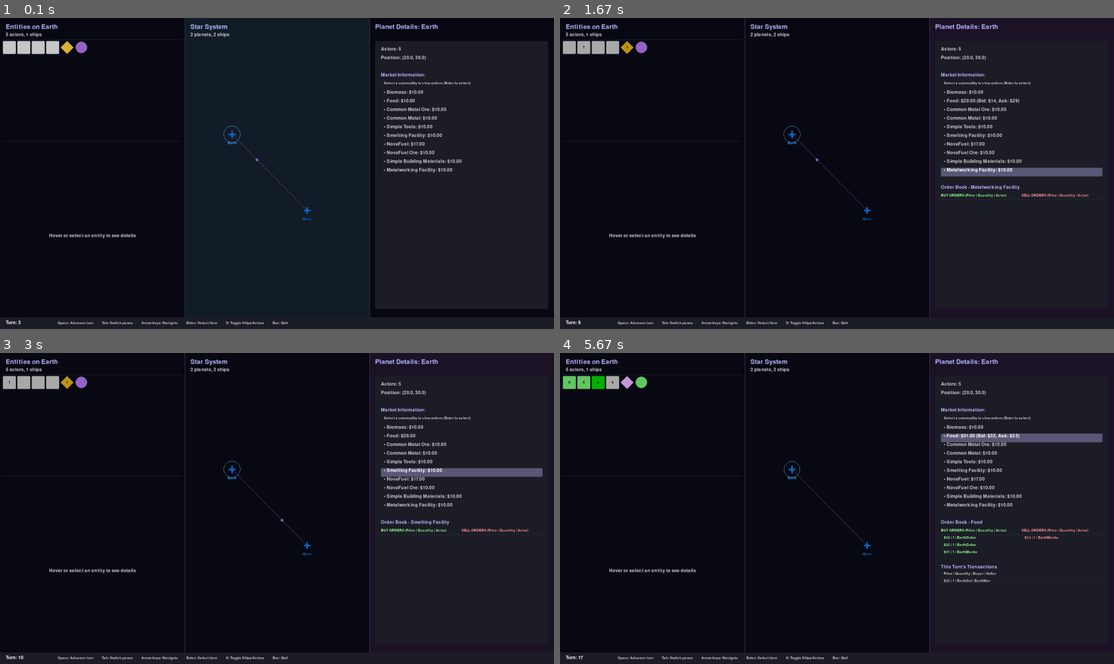
Above: before the commit, frames 1-4 (two rows, left to right).
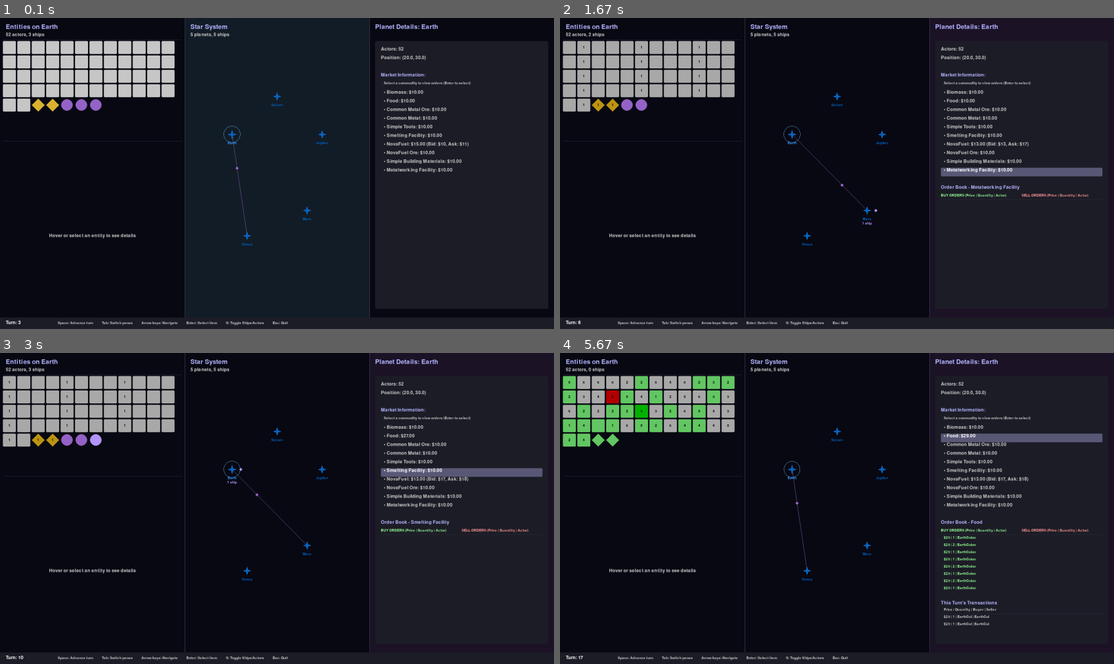
Above: after the commit, the same moments.

Repository: tcgarvin/spacesim2
Game: pygame game, started from run_ui.py
The game is run twice, just before and just after one commit, with the same random seed, the same clock (stepped at 60 frames per second) and the same inputs.
Inputs (mouse positions are in pixels of both pictures, inside the frame that each line leads up to):
- Up to frame 1 (0.1 s): no input
- Up to frame 2 (1.67 s): hold Right 0.33-0.8 s; move the mouse to (814, 189) at 0.37 s; hold Up 0.83-1.13 s; move the mouse to (1014, 164) at 0.87 s; tap Space at 0.9, 1.23, 1.53 s; hold Right 1.17-1.63 s; move the mouse to (704, 176) at 1.2 s
- Up to frame 3 (3 s): hold Right 1.67-2.2 s; move the mouse to (360, 399) at 1.7 s; tap Space at 1.73, 2.03, 2.63, 2.97 s; click (398, 436) at 2.28 s, where only the run before the commit has a clickable "• Food: $29.00"; hold Down 2.57-2.87 s; move the mouse to (144, 446) at 2.6 s; hold Right from 2.9 s (still down); move the mouse to (277, 545) at 2.93 s
- Up to frame 4 (5.67 s): tap Space at 3.27, 3.4, 3.8, 4.1, 4.47, 4.87, 5.17 s; release Right at 3.3 s; hold Up 3.33-3.7 s; move the mouse to (981, 558) at 3.37 s; hold Right 3.73-4.37 s; move the mouse to (748, 405) at 3.77 s; hold Down 4.4-4.77 s; move the mouse to (981, 480) at 4.43 s; hold Right 4.8-5.27 s; move the mouse to (1036, 483) at 4.83 s; click "Market Information:" at 5.35 s; hold Right from 5.63 s (still down)

The runs differ from the first frame. In frame 1, 5.3% of the frame differs, in the area x 0-85%, y 4-74%; in frame 2, 5.3%; in frame 3, 5.3%; in frame 4, 6.0%, in the area x 0-90%, y 4-88%.

Commit message:
Scale simulation to support multiple planets with many actors
- Add support for up to 8 planets in the simulation
- Update run_ui.py to use 5 planets with 50 actors each
- Modify headless output to provide concise summary statistics
- Add command line options to specify number of planets
- Scale number of ships based on number of planets

🤖 Generated with [Claude Code](https://claude.ai/code)

Co-Authored-By: Claude <noreply@anthropic.com>

Diff:
--- a/run_headless.py
+++ b/run_headless.py
@@ -23,13 +23,18 @@
     # Parse command line arguments
     parser = argparse.ArgumentParser(description="Run a headless simulation")
     parser.add_argument("--turns", type=int, default=10, help="Number of turns to simulate")
-    parser.add_argument("--makers", type=int, default=1, help="Number of market makers")
-    parser.add_argument("--actors", type=int, default=4, help="Number of regular actors")
+    parser.add_argument("--planets", type=int, default=2, help="Number of planets")
+    parser.add_argument("--makers", type=int, default=1, help="Number of market makers per planet")
+    parser.add_argument("--actors", type=int, default=4, help="Number of regular actors per planet")
     args = parser.parse_args()
 
     # Create and initialize simulation
     simulation = Simulation()
-    simulation.setup_simple(num_regular_actors=args.actors, num_market_makers=args.makers)
+    simulation.setup_simple(
+        num_planets=args.planets,
+        num_regular_actors=args.actors,
+        num_market_makers=args.makers
+    )
 
     # Modify simulation parameters for more dynamic markets
     modify_simulation_params(simulation)
--- a/run_ui.py
+++ b/run_ui.py
@@ -13,7 +13,7 @@
 
     # Create and initialize simulation
     simulation = Simulation()
-    simulation.setup_simple()
+    simulation.setup_simple(num_planets=5, num_regular_actors=50, num_market_makers=2)
 
     # Run with pygame UI
     ui = PygameUI(simulation)
--- a/spacesim2/core/simulation.py
+++ b/spacesim2/core/simulation.py
@@ -46,47 +46,48 @@
         # Set this instance as the global instance
         Simulation.instance = self
 
-    def setup_simple(self, num_regular_actors: int = 4, num_market_makers: int = 1, num_ships: int = 2) -> None:
-        """Set up a simple simulation with two planets, multiple actors, and ships.
+    def setup_simple(self, num_planets: int = 2, num_regular_actors: int = 4, num_market_makers: int = 1, num_ships: int = 2) -> None:
+        """Set up a simple simulation with multiple planets, actors, and ships.
 
         Args:
+            num_planets: Number of planets to create
             num_regular_actors: Number of regular actors to create per planet
             num_market_makers: Number of market makers to create per planet
             num_ships: Number of ships to create in the simulation
         """
-        # Create Earth - positioned near the upper left
-        earth = Planet("Earth", x=20.0, y=30.0)
-        self.planets.append(earth)
-
-        # Create and initialize the market for Earth
-        earth_market = Market()
-        earth_market.commodity_registry = self.commodity_registry  # Give market access to commodity registry
-        earth.market = earth_market
-
-        # Create Mars (positioned at a different location)
-        mars = Planet("Mars", x=70.0, y=60.0)
-        self.planets.append(mars)
-
-        # Create and initialize the market for Mars
-        mars_market = Market()
-        mars_market.commodity_registry = self.commodity_registry  # Give market access to commodity registry
-        mars.market = mars_market
-
-        # Create actors for Earth
-        self._setup_planet_actors(
-            planet=earth,
-            num_regular_actors=num_regular_actors,
-            num_market_makers=num_market_makers,
-            actor_name_prefix="Earth"
-        )
-
-        # Create actors for Mars
-        self._setup_planet_actors(
-            planet=mars,
-            num_regular_actors=num_regular_actors,
-            num_market_makers=num_market_makers,
-            actor_name_prefix="Mars"
-        )
+        # Planet names and positions
+        planet_data = [
+            ("Earth", 20.0, 30.0),
+            ("Mars", 70.0, 60.0),
+            ("Venus", 30.0, 70.0),
+            ("Jupiter", 80.0, 30.0),
+            ("Saturn", 50.0, 15.0),
+            ("Mercury", 10.0, 50.0),
+            ("Neptune", 60.0, 80.0),
+            ("Uranus", 40.0, 50.0)
+        ]
+
+        # Use only the number of planets requested (max 8)
+        num_planets = min(num_planets, len(planet_data))
+
+        # Create the planets with their markets
+        for i in range(num_planets):
+            name, x, y = planet_data[i]
+            planet = Planet(name, x=x, y=y)
+            self.planets.append(planet)
+
+            # Create and initialize the market for the planet
+            planet_market = Market()
+            planet_market.commodity_registry = self.commodity_registry  # Give market access to commodity registry
+            planet.market = planet_market
+
+            # Create actors for each planet
+            self._setup_planet_actors(
+                planet=planet,
+                num_regular_actors=num_regular_actors,
+                num_market_makers=num_market_makers,
+                actor_name_prefix=name
+            )
 
         # Give some initial commodities to all actors
         self._distribute_initial_commodities()
@@ -228,8 +229,11 @@
         if not self.planets:
             return
 
+        # Scale the number of ships based on the number of planets
+        adjusted_num_ships = num_ships * len(self.planets) // 2
+
         # Create ships with varying fuel efficiency
-        for i in range(1, num_ships + 1):
+        for i in range(1, adjusted_num_ships + 1):
             # Random fuel efficiency between 0.8 and 1.2
             efficiency = random.uniform(0.8, 1.2)
 
@@ -361,137 +365,47 @@
 
     def _print_status(self) -> None:
         """Print the current status of the simulation."""
-        # First list all traveling ships since they're not tied to a specific planet at the moment
-        traveling_ships = [ship for ship in self.ships if ship.status == ShipStatus.TRAVELING]
-        if traveling_ships:
-            print("Ships in transit:")
-            for ship in traveling_ships:
-                if ship.destination:
-                    destination_name = ship.destination.name
-                    progress_percent = int(ship.travel_progress * 100)
-                    print(f"  {ship.name}: En route to {destination_name} ({progress_percent}% complete)")
-
-                    # Get commodity quantities
-                    food_commodity = self.commodity_registry.get_commodity("food")
-                    fuel_commodity = self.commodity_registry.get_commodity("nova_fuel")
-                    food_qty = ship.cargo.get_quantity(food_commodity) if food_commodity else 0
-                    fuel_qty = ship.cargo.get_quantity(fuel_commodity) if fuel_commodity else 0
-
-                    print(f"    Cargo: {food_qty} food, {fuel_qty} fuel")
-                    print(f"    Money: {ship.money} credits")
-                    print(f"    Status: {ship.last_action}")
-
-        # Now list planets and their contents
+        print(f"\n=== Turn {self.current_turn} Summary ===")
+
+        # Count total actors and ships
+        total_actors = len(self.actors)
+        market_makers = sum(1 for a in self.actors if a.actor_type == ActorType.MARKET_MAKER)
+        regular_actors = total_actors - market_makers
+        total_ships = len(self.ships)
+        traveling_ships = sum(1 for s in self.ships if s.status == ShipStatus.TRAVELING)
+
+        # Count hunger
+        total_hungry = sum(1 for a in self.actors if not a.food_consumed_this_turn)
+        hungry_percent = (total_hungry / total_actors * 100) if total_actors > 0 else 0
+
+        # Print simulation stats
+        print(f"Planets: {len(self.planets)}")
+        print(f"Population: {regular_actors} colonists, {market_makers} market makers")
+        print(f"Ships: {total_ships} total, {traveling_ships} in transit")
+        print(f"Hunger: {total_hungry}/{total_actors} actors hungry ({hungry_percent:.1f}%)")
+
+        # Print summary per planet
+        print("\nPlanet Summary:")
         for planet in self.planets:
-            print(f"Planet: {planet.name}")
-
-            # Calculate market statistics if available
+            # Get prices
+            food_price = "N/A"
+            fuel_price = "N/A"
             if planet.market:
                 food_commodity = self.commodity_registry.get_commodity("food")
                 fuel_commodity = self.commodity_registry.get_commodity("nova_fuel")
-                if food_commodity and fuel_commodity:
-                    food_price = planet.market.get_avg_price(food_commodity)
-                    fuel_price = planet.market.get_avg_price(fuel_commodity)
-                    print(f"  Market: Food Price: {food_price}, Fuel Price: {fuel_price}")
-
-                # Print current turn's transactions only
-                if planet.market.transaction_history:
-                    # Filter transactions from current turn only
-                    current_turn_transactions = [tx for tx in planet.market.transaction_history if getattr(tx, 'turn', 0) == self.current_turn]
-
-                    if current_turn_transactions:
-                        print(f"  Transactions this turn:")
-                        for tx in current_turn_transactions:
-                            # Handle string or object commodity type
-                            if hasattr(tx.commodity_type, 'name'):
-                                commodity_name = tx.commodity_type.name
-                            else:
-                                commodity_name = str(tx.commodity_type)
-                            print(f"    {tx.buyer.name} bought {tx.quantity} {commodity_name} from {tx.seller.name} @ {tx.price}")
-                    else:
-                        print("  No transactions this turn")
-                else:
-                    print("  No transactions yet")
-
-            # Print actor status
-            for actor in planet.actors:
-                # Get commodity quantities
-                food_commodity = self.commodity_registry.get_commodity("food")
-                biomass_commodity = self.commodity_registry.get_commodity("biomass")
-                tools_commodity = self.commodity_registry.get_commodity("simple_tools")
-                fuel_commodity = self.commodity_registry.get_commodity("nova_fuel")
-                metal_commodity = self.commodity_registry.get_commodity("common_metal")
-                metal_ore_commodity = self.commodity_registry.get_commodity("common_metal_ore")
-
-                # Get quantities
-                food_qty = actor.inventory.get_quantity(food_commodity) if food_commodity else 0
-                biomass_qty = actor.inventory.get_quantity(biomass_commodity) if biomass_commodity else 0
-                tools_qty = actor.inventory.get_quantity(tools_commodity) if tools_commodity else 0
-                fuel_qty = actor.inventory.get_quantity(fuel_commodity) if fuel_commodity else 0
-                metals_qty = actor.inventory.get_quantity(metal_commodity) if metal_commodity else 0
-                metal_ore_qty = actor.inventory.get_quantity(metal_ore_commodity) if metal_ore_commodity else 0
-
-                # Fall back to string IDs if needed
-                if food_qty == 0 and isinstance(food_commodity, str):
-                    food_qty = actor.inventory.get_quantity("food")
-                if biomass_qty == 0 and isinstance(biomass_commodity, str):
-                    biomass_qty = actor.inventory.get_quantity("biomass")
-                if tools_qty == 0 and isinstance(tools_commodity, str):
-                    tools_qty = actor.inventory.get_quantity("simple_tools")
-                if fuel_qty == 0 and isinstance(fuel_commodity, str):
-                    fuel_qty = actor.inventory.get_quantity("nova_fuel")
-                if metals_qty == 0 and isinstance(metal_commodity, str):
-                    metals_qty = actor.inventory.get_quantity("common_metal")
-                if metal_ore_qty == 0 and isinstance(metal_ore_commodity, str):
-                    metal_ore_qty = actor.inventory.get_quantity("common_metal_ore")
-
-                food_status = "✓" if actor.food_consumed_this_turn else "✗"
-
-                # Show actor's last action
-                action = actor.last_action
-
-                # Check for facilities
-                smelting = actor.inventory.get_quantity("smelting_facility")
-                metalworking = actor.inventory.get_quantity("metalworking_facility")
-                facilities_str = ""
-                if smelting > 0 or metalworking > 0:
-                    facility_parts = []
-                    if smelting > 0:
-                        facility_parts.append(f"Smelting:{smelting}")
-                    if metalworking > 0:
-                        facility_parts.append(f"Metalworking:{metalworking}")
-                    facilities_str = f", Facilities:[{', '.join(facility_parts)}]"
-
-                # Get top skills to display (skills with rating > 1.0)
-                top_skills = []
-                for skill_id, rating in actor.skills.items():
-                    if rating > 1.0:
-                        top_skills.append(f"{skill_id.split('_')[0][:3]}:{rating:.1f}")
-                skills_str = f", Skills:[{', '.join(top_skills)}]" if top_skills else ""
-
-                # Show market maker status differently
-                if actor.actor_type == ActorType.MARKET_MAKER:
-                    print(f"  [MM] {actor.name}: ${actor.money}, Food:{food_qty}{food_status}, Bio:{biomass_qty}, Action:{action}{facilities_str}{skills_str}")
-                else:
-                    print(f"  {actor.name}: ${actor.money}, Food:{food_qty}{food_status}, Bio:{biomass_qty}, " +
-                          f"Tools:{tools_qty}, Metal:{metals_qty}, MetalOre:{metal_ore_qty}, Fuel:{fuel_qty}, Action:{action}{facilities_str}{skills_str}")
-
-            # Print ship status for ships at this planet
-            if planet.ships:
-                print(f"  Ships docked at {planet.name}:")
-                for ship in planet.ships:
-                    print(f"    {ship.name}: {ship.money} credits")
-
-                    # Get commodity quantities
-                    food_commodity = self.commodity_registry.get_commodity("food")
-                    fuel_commodity = self.commodity_registry.get_commodity("nova_fuel")
-                    food_qty = ship.cargo.get_quantity(food_commodity) if food_commodity else 0
-                    fuel_qty = ship.cargo.get_quantity(fuel_commodity) if fuel_commodity else 0
-
-                    print(f"      Cargo: {food_qty} food, {fuel_qty} fuel")
-                    print(f"      Status: {ship.last_action}")
-
-            # Count hunger
-            hungry_count = sum(1 for a in planet.actors if not a.food_consumed_this_turn)
-            if hungry_count > 0:
-                print(f"  {hungry_count} actors couldn't eat this turn!")
+                if food_commodity:
+                    food_price = f"${planet.market.get_avg_price(food_commodity):.1f}"
+                if fuel_commodity:
+                    fuel_price = f"${planet.market.get_avg_price(fuel_commodity):.1f}"
+
+            # Count transactions
+            tx_count = 0
+            if planet.market and planet.market.transaction_history:
+                tx_count = sum(1 for tx in planet.market.transaction_history if getattr(tx, 'turn', 0) == self.current_turn)
+
+            # Count hungry on this planet
+            planet_hungry = sum(1 for a in planet.actors if not a.food_consumed_this_turn)
+            planet_pop = len(planet.actors)
+
+            # Print planet stats
+            print(f"  {planet.name}: {planet_pop} pop, {planet_hungry} hungry, {tx_count} trades, Food: {food_price}, Fuel: {fuel_price}")
